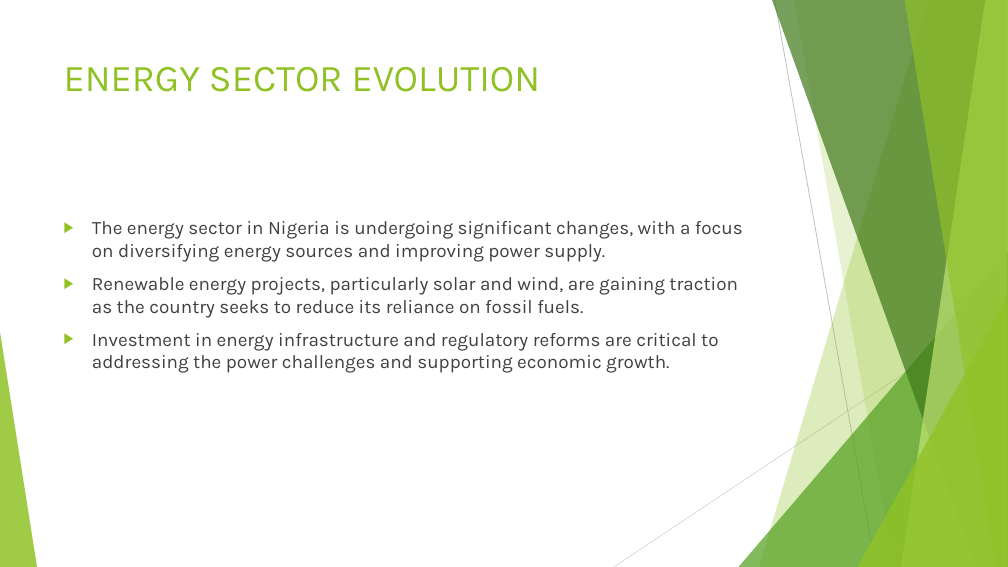
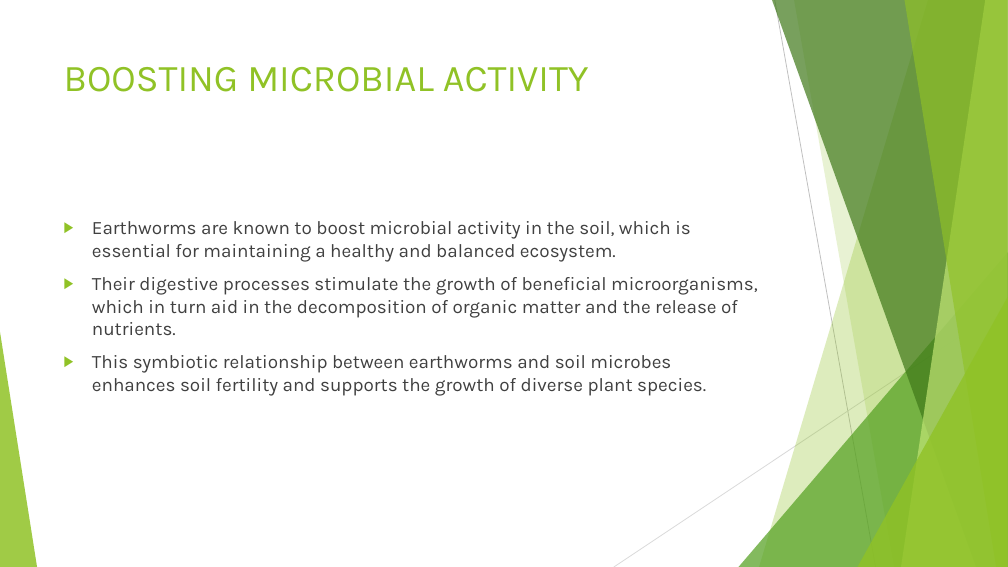
Before and after one commit to classicemmaeasy/ppt_powered_LLM, a slide deck: slide 5 of output.pptx. Drawn at 1008x567 pixels with LibreOffice and Linux fonts; fonts in the diff are those of the drawing. Boxes give left, top, right and bottom in pixels: in the first picture for what was removed or moved away, otherwise in the second. Text is boxed around its words. In the diff, an @@ line names an element or a change of style, - is before the commit and + after.

```diff
--- a/output.pptx
+++ b/output.pptx
@@ title at (64, 67, 589, 92): text changed @@
-ENERGY SECTOR EVOLUTION
+BOOSTING MICROBIAL ACTIVITY
@@ text at (92, 221, 758, 396): text changed @@
-▶ The energy sector in Nigeria is undergoing significant changes, with a focus on diversifying energy sources and improving power supply.
-▶ Renewable energy projects, particularly solar and wind, are gaining traction as the country seeks to reduce its reliance on fossil fuels.
-▶ Investment in energy infrastructure and regulatory reforms are critical to addressing the power challenges and supporting economic growth.
+▶ Earthworms are known to boost microbial activity in the soil, which is essential for maintaining a healthy and balanced ecosystem.
+▶ Their digestive processes stimulate the growth of beneficial microorganisms, which in turn aid in the decomposition of organic matter and the release of nutrients.
+▶ This symbiotic relationship between earthworms and soil microbes enhances soil fertility and supports the growth of diverse plant species.
```
Also in this commit, not shown: 4 other slides changed, 5 slides added, 5 slides removed, 1 other file.
